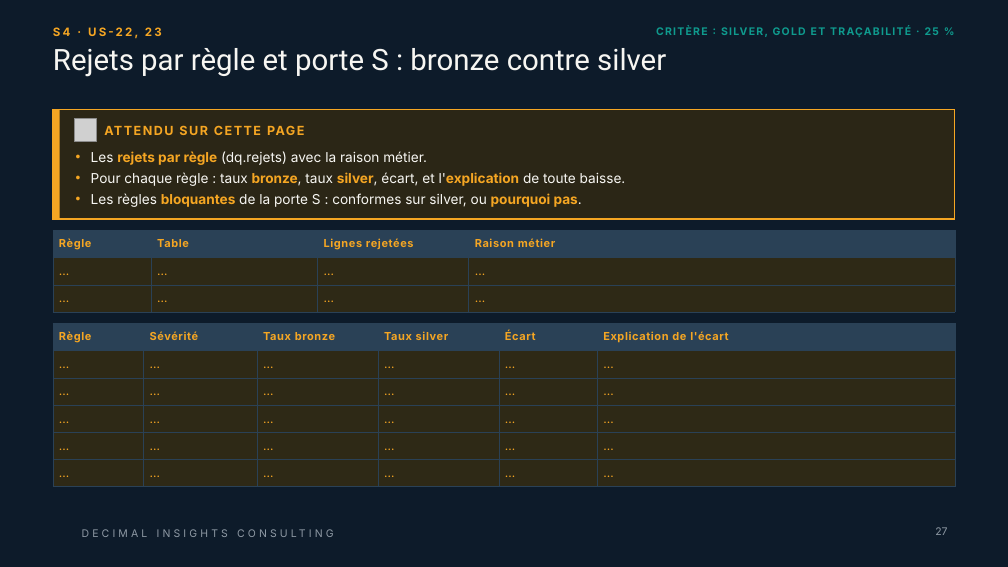
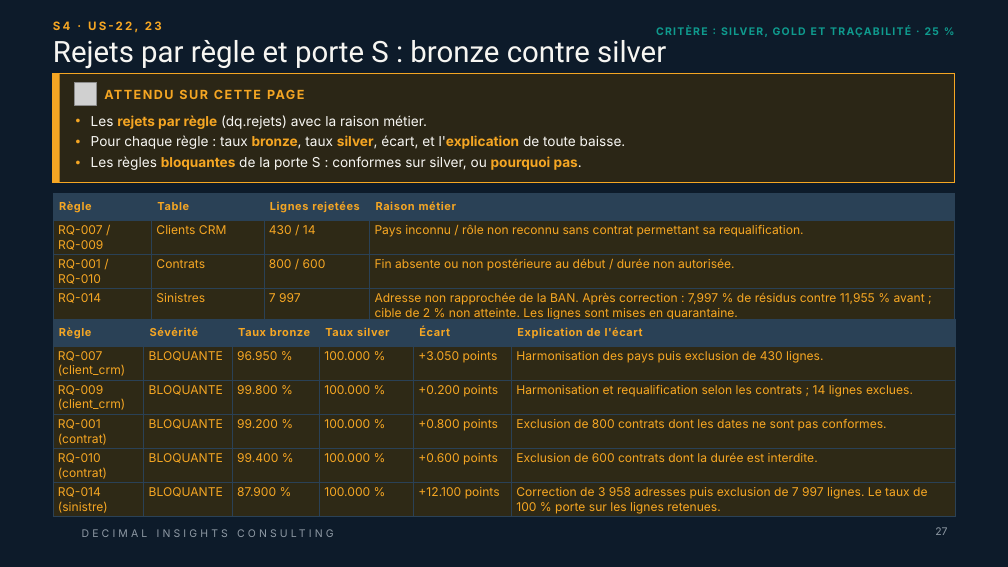
Before and after one commit to ruthabebeneg/td-qualite-g02, a slide deck: slide 27 of livrables/Livrable_Groupe_TD_AssurConnect.pptx. Drawn at 1008x567 pixels with LibreOffice and Linux fonts; fonts in the diff are those of the drawing; grey boxes stand for pictures; background and template pictures are left out. Boxes give left, top, right and bottom in pixels: in the first picture for what was removed or moved away, otherwise in the second. Text is boxed around its words. In the diff, an @@ line names an element or a change of style, - is before the commit and + after.

Commit message:
Mise à jour du livrable PowerPoint S4

```diff
--- a/livrables/Livrable_Groupe_TD_AssurConnect.pptx
+++ b/livrables/Livrable_Groupe_TD_AssurConnect.pptx
@@ text "S4 · US-22, 23": place and size @@
-text "S4 · US-22, 23" at (53,27,162,38)
+text "S4 · US-22, 23" at (53,21,162,32)
@@ title "Rejets par règle et porte ...": place and size @@
-title "Rejets par règle et porte ..." at (53,48,666,77)
+title "Rejets par règle et porte ..." at (53,40,666,69)
@@ 2 texts, 2 rectangles, 1 picture: place and size @@
-2 texts, 2 rectangles, 1 picture at (53,110,955,219)
+2 texts, 2 rectangles, 1 picture at (53,73,955,183)
@@ table at (53,194,954,325) @@
-row 2: … | … | … | …
-row 3: … | … | … | …
+row 2: RQ-007 / RQ-009 | Clients CRM | 430 / 14 | Pays inconnu / rôle non reconnu sans contrat permettant sa requalification.
+row 3: RQ-001 / RQ-010 | Contrats | 800 / 600 | Fin absente ou non postérieure au début / durée non autorisée.
+row 4: RQ-014 | Sinistres | 7 997 | Adresse non rapprochée de la BAN. Après correction : 7,997 % de résidus contre 11,955 % avant ; cible de 2 % non atteinte. Les lignes sont mises en quarantaine.
@@ table: place and size @@
-table at (53,231,955,312)
+table at (53,194,954,325)
@@ table at (53,319,956,518) @@
-row 2: … | … | … | … | … | …
+row 2: RQ-007 (client_crm) | BLOQUANTE | 96.950 % | 100.000 % | +3.050 points | Harmonisation des pays puis exclusion de 430 lignes.
-row 3: … | … | … | … | … | …
+row 3: RQ-009 (client_crm) | BLOQUANTE | 99.800 % | 100.000 % | +0.200 points | Harmonisation et requalification selon les contrats ; 14 lignes exclues.
-row 4: … | … | … | … | … | …
+row 4: RQ-001 (contrat) | BLOQUANTE | 99.200 % | 100.000 % | +0.800 points | Exclusion de 800 contrats dont les dates ne sont pas conformes.
-row 5: … | … | … | … | … | …
+row 5: RQ-010 (contrat) | BLOQUANTE | 99.400 % | 100.000 % | +0.600 points | Exclusion de 600 contrats dont la durée est interdite.
-row 6: … | … | … | … | … | …
+row 6: RQ-014 (sinistre) | BLOQUANTE | 87.900 % | 100.000 % | +12.100 points | Correction de 3 958 adresses puis exclusion de 7 997 lignes. Le taux de 100 % porte sur les lignes retenues.
@@ table: place and size @@
-table at (53,324,955,487)
+table at (53,319,956,518)
```
Also in this commit, not shown: 10 other slides changed, 1 slide added.
